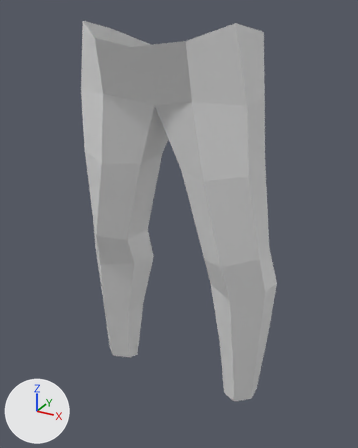
The FBX model models/guy/guy_legs.fbx, before and after one commit.
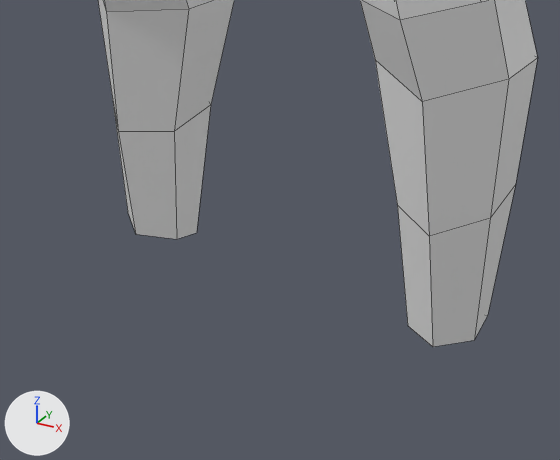
Each version appears first whole from a 50 mm lens placed at (0.513, -0.881, 1.024), pointed at (0.008, 0.038, 0.564), and next in a close-up on the part from 16% to 80% of the width and 58% to 100% of the height. Every picture has the same lights, and +X, +Y and +Z are marked at lower left. The close-ups show mesh edges as thin lines. Materials are left out; every surface is plain grey. Where no turn or scale is listed for an object, it has been applied to the vertices.

Names of what the first close-up shows: 'man_legs'.
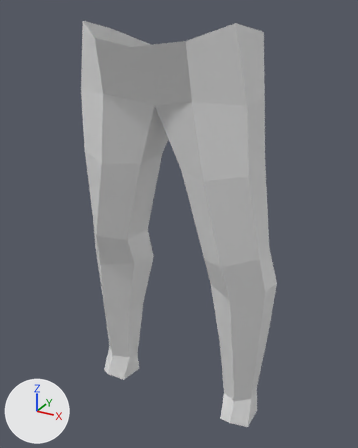
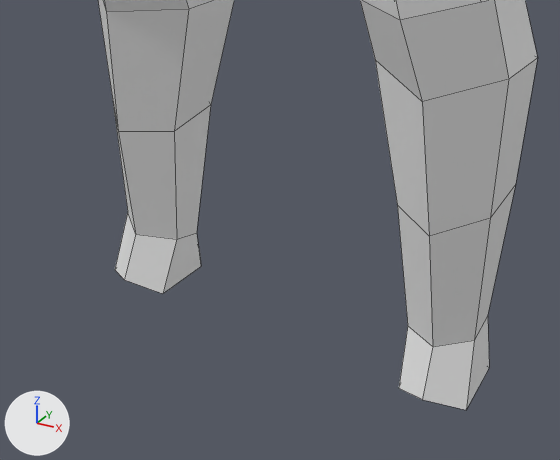
Edits to the bpy script that builds the scene:
```text
Change me_man_legs:
    used by ob_man_legs; location = (0.0, 0.0, 0.0)
    verts and faces of me_man_legs; kept vertices keep their numbers, new ones are numbered from 80
    before: 67 (0.181, 0.002, 0.143) at pixel (432, 346), 68 (0.143, 0.027, 0.133) at pixel (407, 325), 69 (0.141, 0.064, 0.117), 70 (0.175, 0.094, 0.115), 71 (0.212, 0.073, 0.141) at pixel (487, 315)
    before: 72 (0.213, 0.031, 0.143) at pixel (474, 340)
    before: 73 (-0.181, 0.002, 0.143) at pixel (135, 234), 74 (-0.143, 0.027, 0.133) at pixel (176, 239), 75 (-0.141, 0.064, 0.117) at pixel (196, 232), 76 (-0.175, 0.094, 0.115), 77 (-0.212, 0.073, 0.141)
    before: 78 (-0.213, 0.031, 0.143) at pixel (127, 211)
    remove me_man_legs.from_pydata(...)  # 80 vertices, 70 faces; spans x -0.239..0.239, y -0.121..0.149, z 0.115..0.998
    add me_man_legs.from_pydata(...)  # 92 vertices, 82 faces; spans x -0.239..0.239, y -0.121..0.149, z 0.05..0.998
    me_man_legs part 1
    add verts[80] = (0.182, -0.023, 0.097)  # pixel (422, 399)
    add verts[81] = (0.147, 0.0, 0.074)  # pixel (398, 388)
    add verts[82] = (0.138, 0.067, 0.068)
    add verts[83] = (0.169, 0.108, 0.05)
    add verts[84] = (0.219, 0.071, 0.075)  # pixel (489, 367)
    add verts[85] = (0.218, 0.006, 0.075)  # pixel (466, 410)
    add faces += [(67, 68, 81, 80), (68, 69, 82, 81), (69, 70, 83, 82), (70, 71, 84, 83), (71, 72, 85, 84), (67, 80, 85, 72)]
    me_man_legs part 2
    add verts[86] = (-0.182, -0.023, 0.097)  # pixel (124, 279)
    add verts[87] = (-0.147, 0.0, 0.074)  # pixel (162, 293)
    add verts[88] = (-0.138, 0.067, 0.068)  # pixel (201, 266)
    add verts[89] = (-0.169, 0.108, 0.05)  # pixel (199, 250)
    add verts[90] = (-0.219, 0.071, 0.075)
    add verts[91] = (-0.218, 0.006, 0.075)  # pixel (114, 269)
    add faces += [(73, 86, 87, 74), (74, 87, 88, 75), (75, 88, 89, 76), (76, 89, 90, 77), (77, 90, 91, 78), (73, 78, 91, 86)]
```

Boxes (x1, y1, x2, y2) around the edits, measured in the close-ups (560 x 460 px):
'man_legs', reshaped: before (98, 0, 537, 347); after (98, 0, 537, 410)
part 1 of me_man_legs, added: after (399, 316, 489, 410)
part 2 of me_man_legs, added: after (115, 213, 201, 294)
